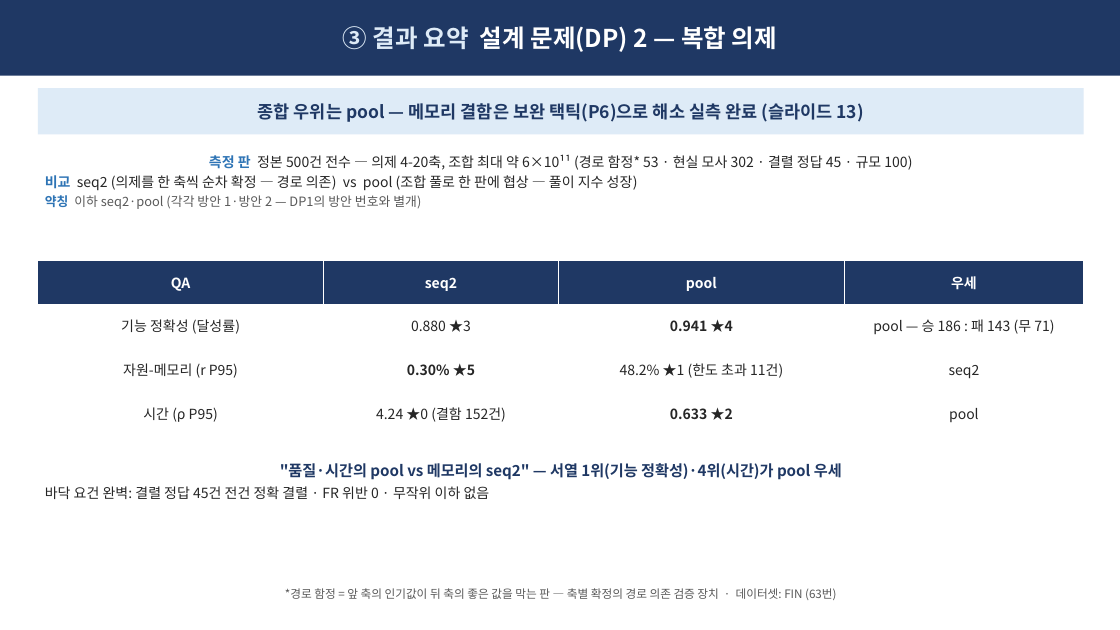
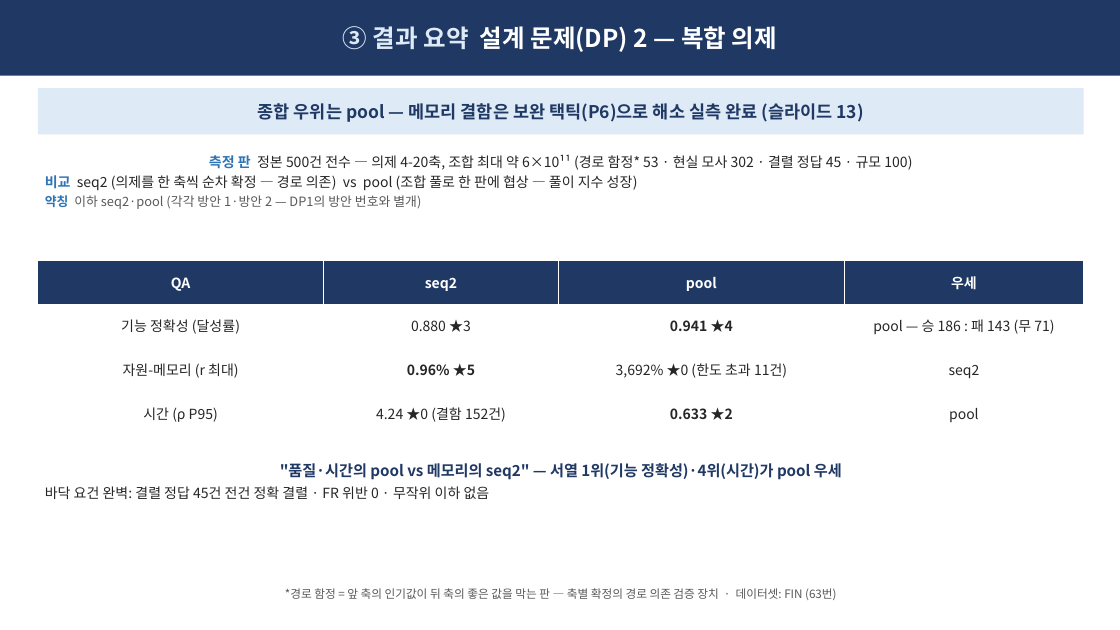
Before and after one commit to Sunwoo-Nam/architect-teamproject, a slide deck: slide 11 of docs/changbae/65-QA-종합-임원보고.pptx. Drawn at 1120x630 pixels with LibreOffice and Linux fonts; fonts in the diff are those of the drawing. Boxes give left, top, right and bottom in pixels: in the first picture for what was removed or moved away, otherwise in the second. Text is boxed around its words. In the diff, an @@ line names an element or a change of style, - is before the commit and + after.

```diff
--- a/docs/changbae/65-QA-종합-임원보고.pptx
+++ b/docs/changbae/65-QA-종합-임원보고.pptx
@@ table at (x1=38, y1=260, x2=1084, y2=435) @@
-row 3: 자원-메모리 (r P95) | 0.30% ★5 | 48.2% ★1 (한도 초과 11건) | seq2
+row 3: 자원-메모리 (r 최대) | 0.96% ★5 | 3,692% ★0 (한도 초과 11건) | seq2
```
Also in this commit, not shown: 4 other slides changed, 17 other files.
